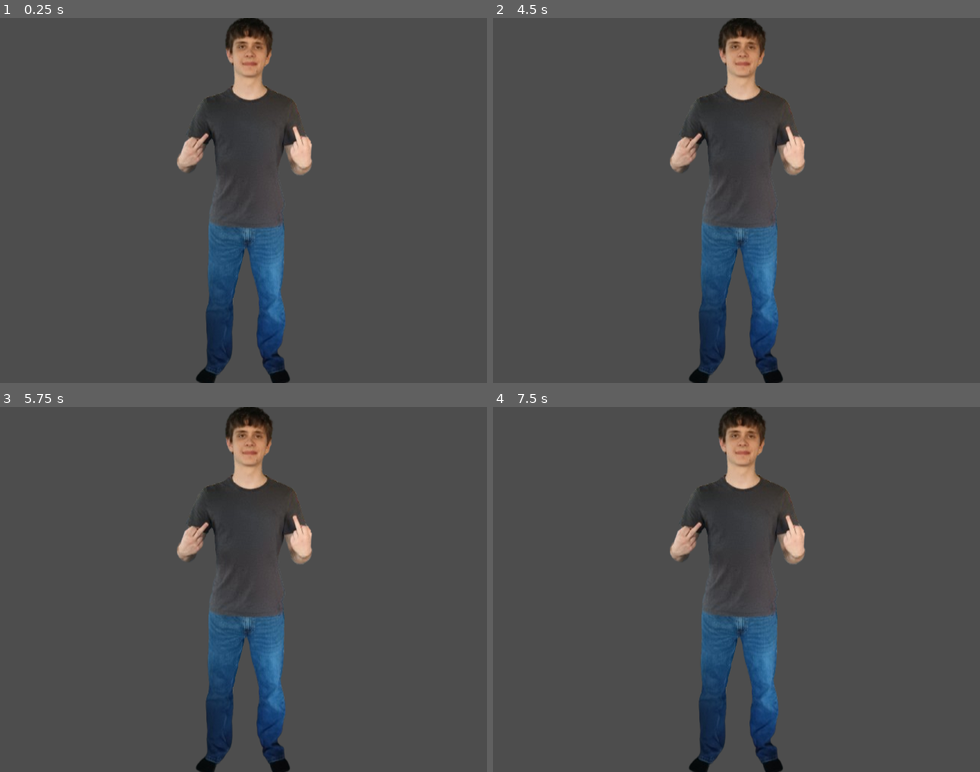
Above: before the commit, frames 1-4 (two rows, left to right).
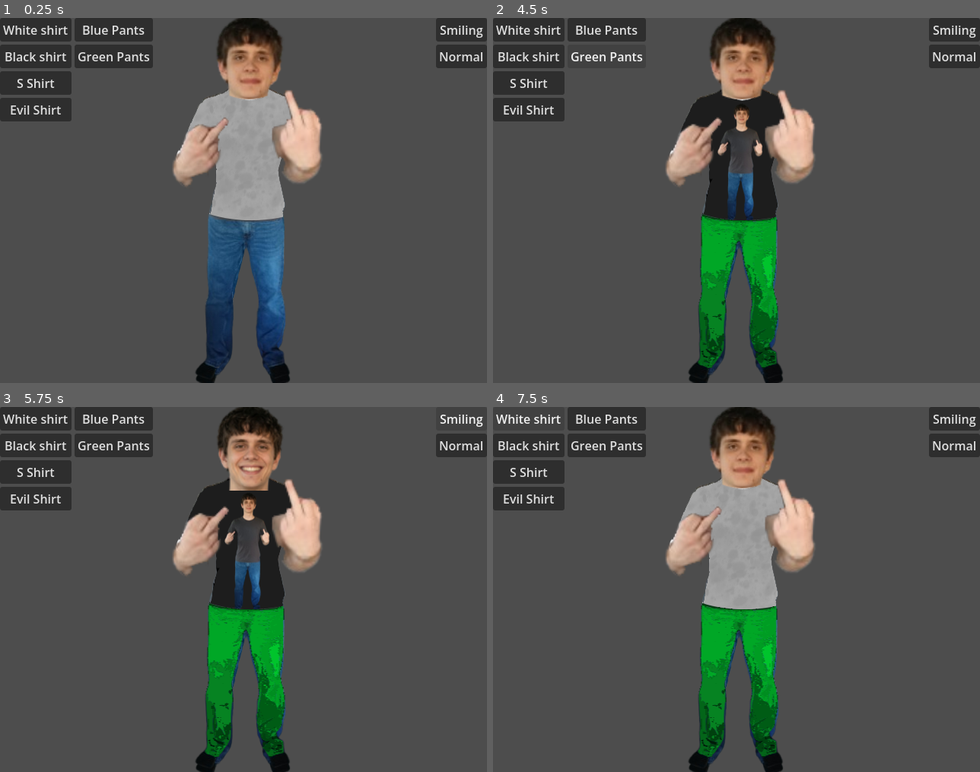
Above: after the commit, the same moments.

Repository: MADOK1/Maddock-Dress-Up
Game: Godot game, scene res://ui.tscn
Two runs of this game, one before a commit and one after it. Both use one fixed random seed, a clock stepped at 60 frames per second and the inputs below. Before the commit the project starts from res://character_editor.tscn.
Inputs (mouse positions are in pixels of both pictures, inside the frame that each line leads up to):
- Up to frame 1 (0.25 s): no input
- Up to frame 2 (4.5 s): click (527, 28) at 0.5 s, where only the run after the commit has a clickable "White shirt"; click (527, 58) at 1.25 s, where only the run after the commit has a clickable "Black shirt"; click (527, 83) at 2 s, where only the run after the commit has a clickable "S Shirt"; click (527, 109) at 2.75 s, where only the run after the commit has a clickable "Evil Shirt"; click (605, 28) at 3.5 s, where only the run after the commit has a clickable "Blue Pants"; click (605, 58) at 4.25 s, where only the run after the commit has a clickable "Green Pants"
- Up to frame 3 (5.75 s): click (462, 417) at 5 s, where only the run after the commit has a clickable "Smiling"
- Up to frame 4 (7.5 s): click (955, 447) at 5.75 s, where only the run after the commit has a clickable "Normal"; click (955, 447) at 6.5 s, where only the run after the commit has a clickable "Normal"; click (527, 417) at 7.25 s, where only the run after the commit has a clickable "White shirt"

The runs differ from the first frame. In frame 1, 16% of the frame differs, in the area x 0-100%, y 0-98%; in frame 2, 19%; in frame 3, 19%; in frame 4, 20%.

Commit message:
Add new shirts, Pants, and Heads

Diff:
--- a/character_editor.tscn
+++ b/character_editor.tscn
@@ -1,9 +1,37 @@
 [gd_scene format=3 uid="uid://josxs5dtr4rk"]
 
 [ext_resource type="Texture2D" uid="uid://dsjehbdw60g0e" path="res://Maddock.png" id="1_3ypwv"]
+[ext_resource type="Texture2D" uid="uid://4h8tfxlp5n8r" path="res://Shirts/WhiteShirt.png" id="2_1gofx"]
+[ext_resource type="Texture2D" uid="uid://dr0fdrt0jwxx1" path="res://Heads/Sadh.png" id="3_1gofx"]
+[ext_resource type="Texture2D" uid="uid://b58fax7015otm" path="res://Hands/MaddockLeftHand.png" id="4_ocgc6"]
+[ext_resource type="Texture2D" uid="uid://brscpglwxrqbt" path="res://Hands/MaddockRightHand.png" id="5_c16l2"]
+[ext_resource type="Texture2D" uid="uid://dpwojoe85whwy" path="res://Pants/BluePants.png" id="6_1gofx"]
 
 [node name="CharacterEditor" type="Node2D" unique_id=1916253684]
 
 [node name="Maddock" type="Sprite2D" parent="." unique_id=1831231804]
 position = Vector2(320, 240)
 texture = ExtResource("1_3ypwv")
+
+[node name="Shirt" type="Sprite2D" parent="." unique_id=301367750]
+position = Vector2(320, 241)
+texture = ExtResource("2_1gofx")
+
+[node name="Head" type="Sprite2D" parent="." unique_id=1301745732]
+position = Vector2(331, 51)
+scale = Vector2(1.38, 1.38)
+texture = ExtResource("3_1gofx")
+
+[node name="LeftHand" type="Sprite2D" parent="." unique_id=824083379]
+position = Vector2(260.00003, 176)
+scale = Vector2(1.7692307, 1.7692307)
+texture = ExtResource("4_ocgc6")
+
+[node name="RightHand" type="Sprite2D" parent="." unique_id=1800192652]
+position = Vector2(389, 154.99998)
+scale = Vector2(1.9, 1.9000001)
+texture = ExtResource("5_c16l2")
+
+[node name="Pants" type="Sprite2D" parent="." unique_id=756438037]
+position = Vector2(318, 368)
+texture = ExtResource("6_1gofx")
--- a/project.godot
+++ b/project.godot
@@ -10,8 +10,8 @@
 
 [application]
 
-config/name="Eledes Elasobi"
-run/main_scene="uid://josxs5dtr4rk"
+config/name="Maddock-Dress-Up"
+run/main_scene="uid://3actod25576n"
 config/features=PackedStringArray("4.6", "Forward Plus")
 config/icon="res://icon.svg"
 
--- /dev/null
+++ b/ui.gd
@@ -0,0 +1,40 @@
+extends Control
+var headsprite
+var shirtsprite
+var pantssprite
+
+func _ready() -> void:
+	headsprite = $CharacterEditor/Head
+	shirtsprite = $CharacterEditor/Shirt
+	pantssprite = $CharacterEditor/Pants
+
+
+func _on_white_shirt_pressed() -> void:
+	shirtsprite.texture = load("res://Shirts/WhiteShirt.png")
+
+func _on_black_shirt_pressed() -> void:
+	shirtsprite.texture = load("res://Shirts/BlackShirt.png")
+
+
+func _on_blue_pants_pressed() -> void:
+	pantssprite.texture = load("res://Pants/BluePants.png")
+
+
+func _on_green_pants_pressed() -> void:
+	pantssprite.texture = load("res://Pants/GreenPants.png")
+
+
+func _on_s_shirt_pressed() -> void:
+	shirtsprite.texture = load("res://Shirts/S-Shirt.png")
+
+
+func _on_evil_shirt_pressed() -> void:
+	shirtsprite.texture = load("res://Shirts/Evil-Shirt.png")
+
+
+func _on_smiling_pressed() -> void:
+	headsprite.texture = load("res://Heads/Smiling.png")
+
+
+func _on_normal_pressed() -> void:
+	headsprite.texture = load("res://Heads/Sadh.png")
--- a/ui.tscn
+++ b/ui.tscn
@@ -1,6 +1,7 @@
 [gd_scene format=3 uid="uid://3actod25576n"]
 
 [ext_resource type="PackedScene" uid="uid://josxs5dtr4rk" path="res://character_editor.tscn" id="1_fyqef"]
+[ext_resource type="Script" uid="uid://bwoxtjyvg6klt" path="res://ui.gd" id="1_m6e0p"]
 
 [node name="UI" type="Control" unique_id=313580356]
 layout_mode = 3
@@ -11,21 +12,73 @@
 grow_vertical = 2
 size_flags_horizontal = 3
 size_flags_vertical = 3
+script = ExtResource("1_m6e0p")
 metadata/_edit_use_anchors_ = true
 
 [node name="CharacterEditor" parent="." unique_id=1916253684 instance=ExtResource("1_fyqef")]
 
-[node name="VBoxContainer" type="VBoxContainer" parent="." unique_id=2022969253]
+[node name="HBoxContainer" type="HBoxContainer" parent="." unique_id=137004578]
 layout_mode = 1
-anchors_preset = 9
-anchor_bottom = 1.0
-offset_right = 94.0
-grow_vertical = 2
+offset_right = 201.0
+offset_bottom = 136.0
 
-[node name="White Shirt" type="Button" parent="VBoxContainer" unique_id=1795796460]
+[node name="VBoxContainer" type="VBoxContainer" parent="HBoxContainer" unique_id=2022969253]
+layout_mode = 2
+
+[node name="White Shirt" type="Button" parent="HBoxContainer/VBoxContainer" unique_id=1795796460]
 layout_mode = 2
 text = "White shirt"
 
-[node name="Black Shirt" type="Button" parent="VBoxContainer" unique_id=717512527]
+[node name="Black Shirt" type="Button" parent="HBoxContainer/VBoxContainer" unique_id=717512527]
 layout_mode = 2
 text = "Black shirt"
+
+[node name="S shirt" type="Button" parent="HBoxContainer/VBoxContainer" unique_id=168347404]
+layout_mode = 2
+text = "S Shirt"
+
+[node name="Evil Shirt" type="Button" parent="HBoxContainer/VBoxContainer" unique_id=662696540]
+layout_mode = 2
+text = "Evil Shirt"
+
+[node name="VBoxContainer2" type="VBoxContainer" parent="HBoxContainer" unique_id=1588415900]
+layout_mode = 2
+
+[node name="Blue Pants" type="Button" parent="HBoxContainer/VBoxContainer2" unique_id=1279053381]
+layout_mode = 2
+text = "Blue Pants"
+
+[node name="Green Pants" type="Button" parent="HBoxContainer/VBoxContainer2" unique_id=263135165]
+layout_mode = 2
+text = "Green Pants
+"
+
+[node name="HBoxContainer2" type="HBoxContainer" parent="." unique_id=160475014]
+layout_mode = 1
+anchors_preset = -1
+anchor_left = 0.70625
+anchor_right = 1.0
+anchor_bottom = 0.39583334
+grow_horizontal = 0
+metadata/_edit_use_anchors_ = true
+
+[node name="VBoxContainer" type="VBoxContainer" parent="HBoxContainer2" unique_id=255067315]
+layout_mode = 2
+size_flags_horizontal = 10
+
+[node name="Smiling" type="Button" parent="HBoxContainer2/VBoxContainer" unique_id=792303172]
+layout_mode = 2
+text = "Smiling"
+
+[node name="Normal" type="Button" parent="HBoxContainer2/VBoxContainer" unique_id=181928190]
+layout_mode = 2
+text = "Normal"
+
+[connection signal="pressed" from="HBoxContainer/VBoxContainer/White Shirt" to="." method="_on_white_shirt_pressed"]
+[connection signal="pressed" from="HBoxContainer/VBoxContainer/Black Shirt" to="." method="_on_black_shirt_pressed"]
+[connection signal="pressed" from="HBoxContainer/VBoxContainer/S shirt" to="." method="_on_s_shirt_pressed"]
+[connection signal="pressed" from="HBoxContainer/VBoxContainer/Evil Shirt" to="." method="_on_evil_shirt_pressed"]
+[connection signal="pressed" from="HBoxContainer/VBoxContainer2/Blue Pants" to="." method="_on_blue_pants_pressed"]
+[connection signal="pressed" from="HBoxContainer/VBoxContainer2/Green Pants" to="." method="_on_green_pants_pressed"]
+[connection signal="pressed" from="HBoxContainer2/VBoxContainer/Smiling" to="." method="_on_smiling_pressed"]
+[connection signal="pressed" from="HBoxContainer2/VBoxContainer/Normal" to="." method="_on_normal_pressed"]
Renamed: Hands/MaddockFace.png -> Heads/Sadh.png
Not shown, added: Heads/Sadh.png.import
Binary file added: Heads/Smiling.png
Not shown, added: Heads/Smiling.png.import
Renamed: Hands/MaddockPants.png -> Pants/BluePants.png
Not shown, added: Pants/BluePants.png.import
Binary file added: Pants/GreenPants.png
Not shown, changed: Pants/GreenPants.png.import
Renamed: BlackShirt.png -> Shirts/BlackShirt.png
Not shown, changed: Shirts/BlackShirt.png.import
Binary file added: Shirts/Evil-Shirt.png
Not shown, added: Shirts/Evil-Shirt.png.import
(and 9 more such lines)
